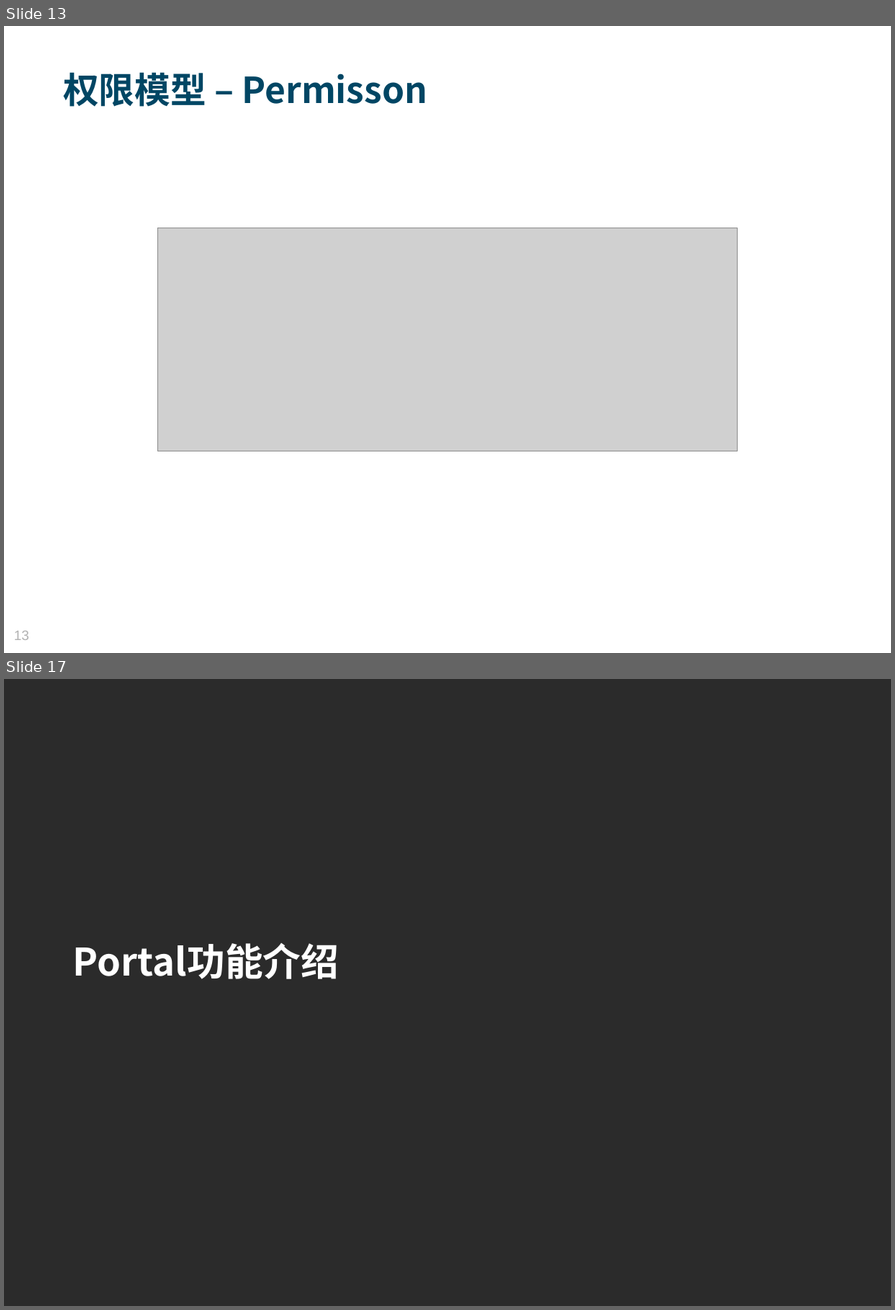
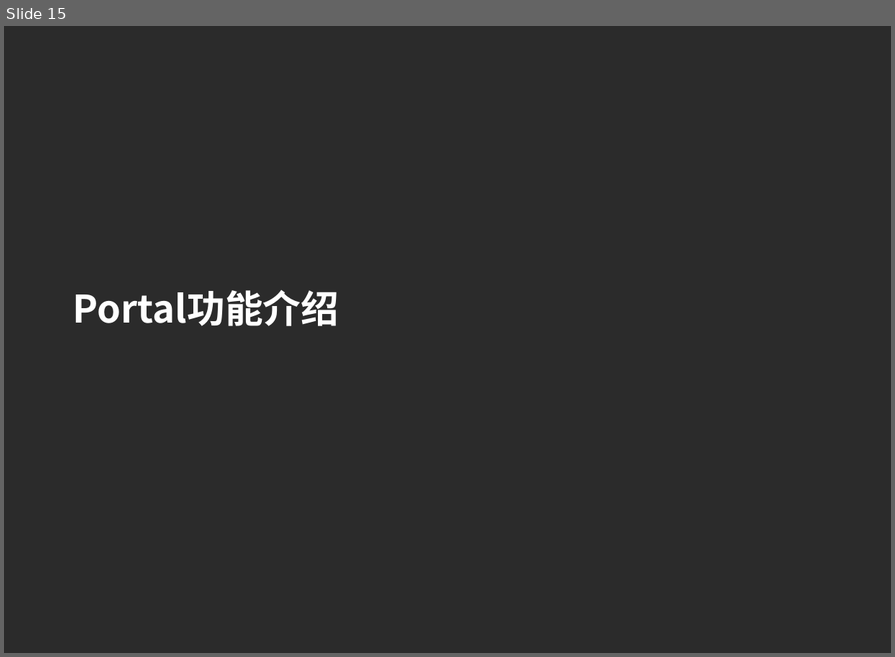
Before and after one commit to MosesZhu/Cube, a slide deck: Document/New Webframework Introduction.ppt. Shown one above the other, each under a label of ours: slides 13 and 17 before the commit, slide 15 after it; the slides between them are not shown. The pictures are 895x1310 and 895x657 pixels, drawn with LibreOffice and Linux fonts; fonts in the diff are those of the drawing; grey boxes stand for pictures; background and template pictures are left out; a plain dark background stands for a picture behind light text. Boxes give left, top, right and bottom in pixels: in the first picture for what was removed or moved away, otherwise in the second. Text is boxed around its words. In the diff, an @@ line names an element or a change of style, - is before the commit and + after.

```diff
--- a/Document/New Webframework Introduction.ppt
+++ b/Document/New Webframework Introduction.ppt
@@ slide 13 removed at <box>4,26,891,653</box>, background picture (left out) @@
@@ text removed at <box>63,72,427,107</box> @@
-权限模型 – Permisson
@@ picture removed at <box>158,228,738,452</box> @@
@@ page number removed at <box>14,631,29,640</box> @@
-13
@@ what was slide 17 is now slide 15 @@
```
Also in this commit, not shown: 11 slides changed, 2 slides added, 3 other slides removed, 12 other files.
